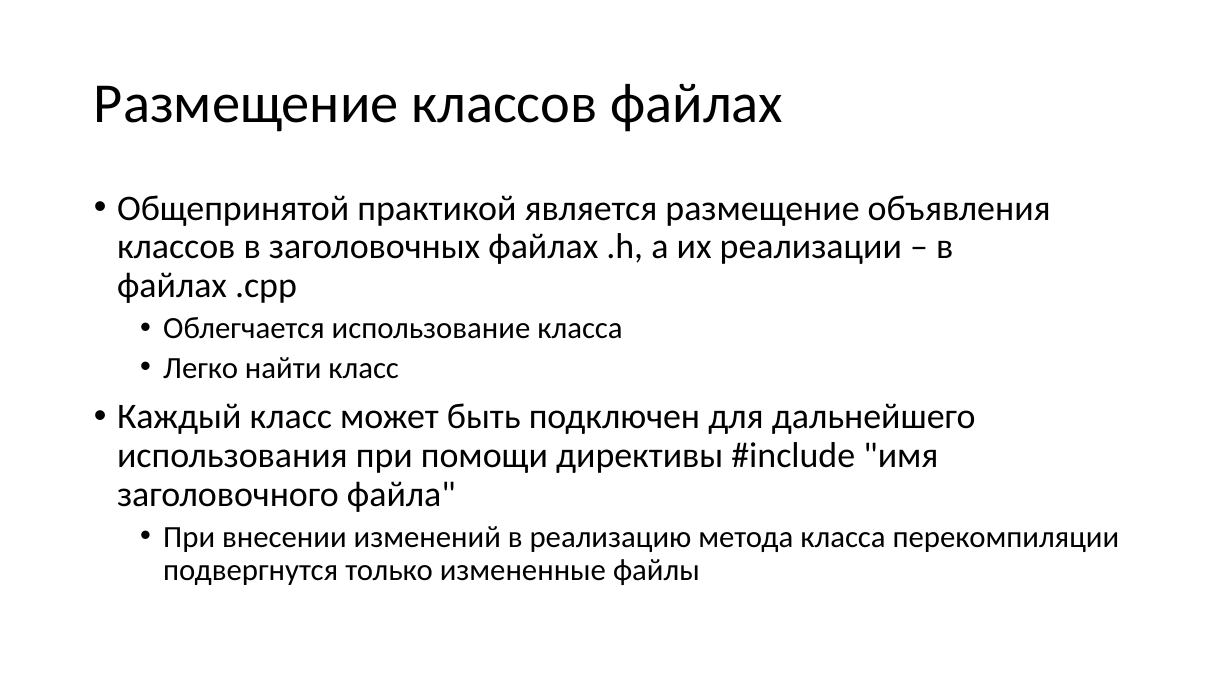
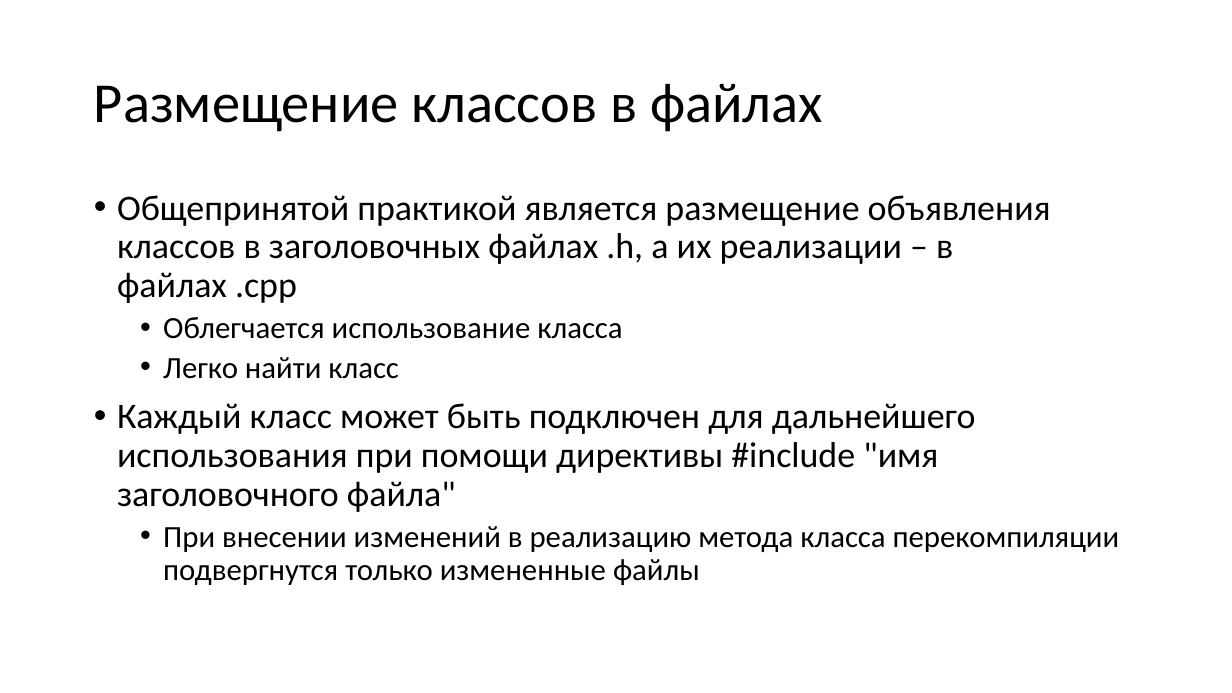
Before and after one commit to alexey-malov/oop, a slide deck: slide 49 of lectures/02/Основы ООП.pptx. Drawn at 1232x693 pixels with LibreOffice and Linux fonts; fonts in the diff are those of the drawing. Boxes give left, top, right and bottom in pixels: in the first picture for what was removed or moved away, otherwise in the second. Text is boxed around its words. In the diff, an @@ line names an element or a change of style, - is before the commit and + after.

```diff
--- a/lectures/02/Основы ООП.pptx
+++ b/lectures/02/Основы ООП.pptx
@@ title at [94, 84, 823, 132]: text changed @@
-Размещение классов файлах
+Размещение классов в файлах
```
Also in this commit, not shown: 1 other slide changed, 8 other files.
